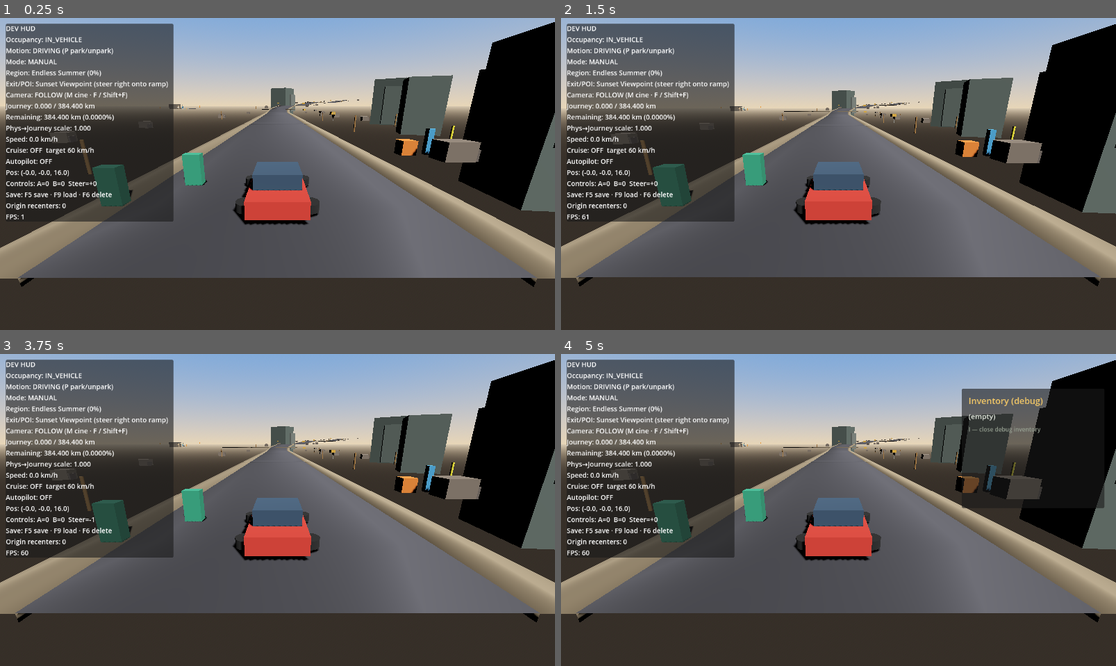
Above: before the commit, frames 1-4 (two rows, left to right).
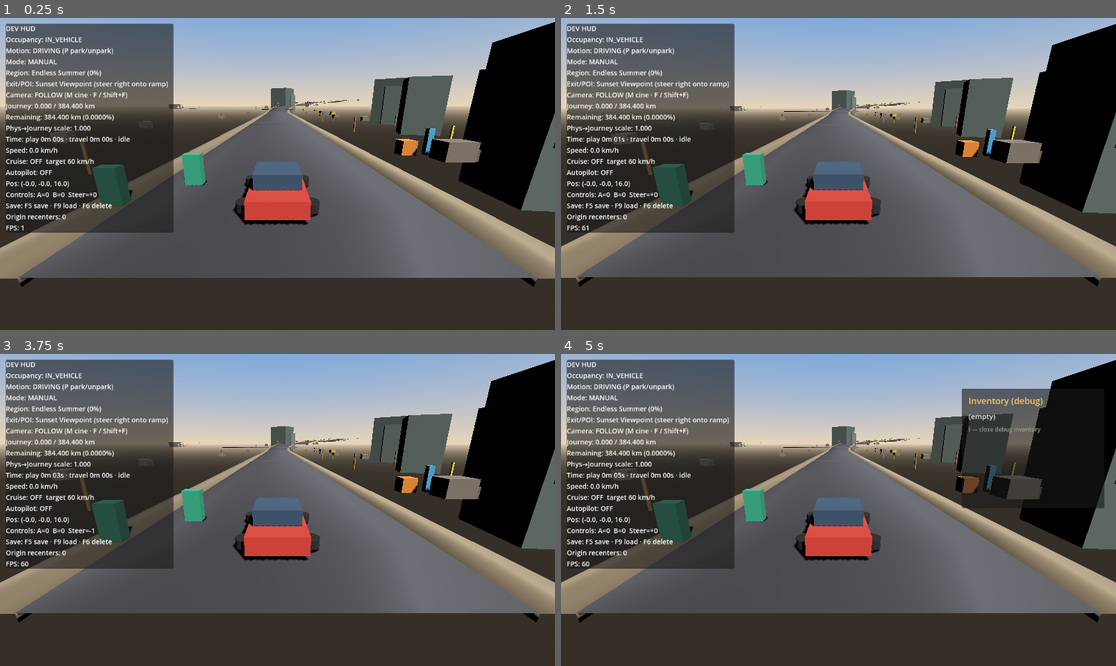
Above: after the commit, the same moments.

Repository: jacquesmoraes/moon-road
Game: Godot game, scene res://scenes/test/DrivingSandbox.tscn
Same seed, same stepped clock (60 frames per second), same inputs: the game is played once before the commit and once after it.
Inputs (mouse positions are in pixels of both pictures, inside the frame that each line leads up to):
- Up to frame 1 (0.25 s): no input
- Up to frame 2 (1.5 s): tap Enter (ui_accept) at 0.5, 0.77, 1.25 s; move the mouse to (960, 158) at 0.52 s; hold D (player_move_right) 0.53-1.25 s; hold Space (dialogue_continue) 0.53-1.25 s; click (960, 158) at 0.67 s; drag from (727, 189) to (810, 236) at 1.27 s
- Up to frame 3 (3.75 s): tap Space (dialogue_continue) at 2, 3.5 s; move the mouse to (333, 441) at 2.02 s; hold D (player_move_right) 2.03-2.75 s; hold Shift (player_run) 2.03-2.75 s; tap Enter (ui_accept) at 2.75 s; drag from (249, 572) to (111, 463) at 2.77 s; move the mouse to (444, 556) at 3.52 s; hold A (player_move_left) from 3.53 s (still down); hold M (vehicle_camera_cinematic_toggle) from 3.53 s (still down)
- Up to frame 4 (5 s): tap Enter (ui_accept) at 3.77 s; tap I (inventory_debug_toggle) at 4.15 s; release A (player_move_left) at 4.25 s; release M (vehicle_camera_cinematic_toggle) at 4.25 s; drag from (672, 463) to (755, 432) at 4.27 s

The runs differ from the first frame. In frame 1, 2.2% of the frame differs, in the area x 1-32%, y 37-69%; in frame 2, 2.3%; in frame 3, 2.3%; in frame 4, 2.3%.

Commit message:
feat: add central game time system
Introduce GameTimeSystem to separate wall-clock, play, travel, and offline
time with SaveSystem persistence and debug HUD readouts.

Co-authored-by: jacquesbarrosmoraes <jacquesbarrosmoraes@gmail.com>

Diff:
--- /dev/null
+++ b/autoload/game_time_system.gd
@@ -0,0 +1,230 @@
+extends Node
+## Central real-time / play-time / travel-time foundation.
+## Wall-clock based (Time.get_ticks_msec) — not FPS-coupled, not narrative journey time.
+##
+## Separates:
+## 1) real system time (unix / datetime)
+## 2) accumulated play time (any active session)
+## 3) accumulated travel time (in-vehicle trip only)
+## 4) offline gap (now − last_exit_timestamp)
+
+signal play_time_changed(total_play_time_seconds: float)
+signal travel_time_changed(total_travel_time_seconds: float)
+signal traveling_changed(traveling: bool)
+
+## Speed (m/s) above which MANUAL/CRUISE counts as traveling. Travel Mode always counts.
+const MOVING_SPEED_THRESHOLD: float = 0.35
+## Ignore absurd frame gaps (debugger pause, hitch) so accumulators stay sane.
+const MAX_TICK_SECONDS: float = 0.25
+
+var current_session_started_at: float = 0.0
+var total_play_time_seconds: float = 0.0
+var total_travel_time_seconds: float = 0.0
+var last_save_timestamp: float = 0.0
+var last_exit_timestamp: float = 0.0
+
+var _last_tick_msec: int = 0
+var _was_traveling: bool = false
+var _vehicle: Node = null
+var _occupancy: Node = null
+## Cached offline seconds computed at load (or session start if none).
+var _offline_seconds_at_session_start: float = 0.0
+
+
+func _ready() -> void:
+	_begin_session()
+	set_process(true)
+	# Capture exit stamp for offline calc next launch (in-memory until next save).
+	if not tree_exiting.is_connected(_on_tree_exiting):
+		tree_exiting.connect(_on_tree_exiting)
+
+
+func _process(_delta: float) -> void:
+	var now_msec := Time.get_ticks_msec()
+	if _last_tick_msec <= 0:
+		_last_tick_msec = now_msec
+		return
+	var dt := float(now_msec - _last_tick_msec) / 1000.0
+	_last_tick_msec = now_msec
+	if dt <= 0.0:
+		return
+	if dt > MAX_TICK_SECONDS:
+		dt = MAX_TICK_SECONDS
+	_accumulate(dt)
+
+
+func _notification(what: int) -> void:
+	if what == NOTIFICATION_WM_CLOSE_REQUEST:
+		_stamp_exit()
+
+
+func _on_tree_exiting() -> void:
+	_stamp_exit()
+
+
+func _begin_session() -> void:
+	current_session_started_at = _unix_now()
+	_last_tick_msec = Time.get_ticks_msec()
+	_offline_seconds_at_session_start = 0.0
+	if last_exit_timestamp > 0.0:
+		_offline_seconds_at_session_start = maxf(_unix_now() - last_exit_timestamp, 0.0)
+
+
+func get_total_play_time() -> float:
+	return total_play_time_seconds
+
+
+func get_total_travel_time() -> float:
+	return total_travel_time_seconds
+
+
+func get_current_real_datetime() -> String:
+	return Time.get_datetime_string_from_system(true)
+
+
+func get_current_unix_time() -> float:
+	return _unix_now()
+
+
+func get_seconds_since_last_session() -> float:
+	## Prefer live calc from last_exit; fall back to value captured at session/load.
+	if last_exit_timestamp > 0.0:
+		return maxf(_unix_now() - last_exit_timestamp, 0.0)
+	return maxf(_offline_seconds_at_session_start, 0.0)
+
+
+func get_session_elapsed_seconds() -> float:
+	if current_session_started_at <= 0.0:
+		return 0.0
+	return maxf(_unix_now() - current_session_started_at, 0.0)
+
+
+func is_traveling() -> bool:
+	_resolve_refs()
+	# Exploring on foot / POI — never travel time.
+	if _occupancy != null and _occupancy.has_method("is_on_foot") and bool(_occupancy.call("is_on_foot")):
+		return false
+	if _vehicle == null or not is_instance_valid(_vehicle):
+		return false
+	if _vehicle.has_method("is_parked") and bool(_vehicle.call("is_parked")):
+		return false
+	# Travel Mode counts even at tiny speed (cruise hold).
+	if _vehicle.has_method("is_travel_mode") and bool(_vehicle.call("is_travel_mode")):
+		return true
+	# MANUAL / CRUISE: only while actually moving.
+	if _vehicle.has_method("get_signed_speed"):
+		return absf(float(_vehicle.call("get_signed_speed"))) > MOVING_SPEED_THRESHOLD
+	return false
+
+
+func get_last_save_timestamp() -> float:
+	return last_save_timestamp
+
+
+func get_last_exit_timestamp() -> float:
+	return last_exit_timestamp
+
+
+func get_current_session_started_at() -> float:
+	return current_session_started_at
+
+
+func format_duration(seconds: float) -> String:
+	var s := int(floor(maxf(seconds, 0.0)))
+	var h := s / 3600
+	var m := (s % 3600) / 60
+	var sec := s % 60
+	if h > 0:
+		return "%dh %02dm %02ds" % [h, m, sec]
+	return "%dm %02ds" % [m, sec]
+
+
+## Test helper — advances accumulators without waiting on wall clock.
+func debug_advance(seconds: float, traveling: bool = false) -> void:
+	if not is_finite(seconds) or seconds <= 0.0:
+		return
+	_apply_play(seconds)
+	if traveling:
+		_apply_travel(seconds)
+
+
+func reset_for_tests() -> void:
+	total_play_time_seconds = 0.0
+	total_travel_time_seconds = 0.0
+	last_save_timestamp = 0.0
+	last_exit_timestamp = 0.0
+	_offline_seconds_at_session_start = 0.0
+	_was_traveling = false
+	_begin_session()
+
+
+## --- SaveSystem provider API ---
+
+func get_save_data() -> Dictionary:
+	last_save_timestamp = _unix_now()
+	# Checkpoint exit stamp so offline calc works even if process is killed after save.
+	last_exit_timestamp = last_save_timestamp
+	return {
+		"current_session_started_at": current_session_started_at,
+		"total_play_time_seconds": total_play_time_seconds,
+		"total_travel_time_seconds": total_travel_time_seconds,
+		"last_save_timestamp": last_save_timestamp,
+		"last_exit_timestamp": last_exit_timestamp,
+	}
+
+
+func load_save_data(data: Dictionary) -> void:
+	if data == null or data.is_empty():
+		_begin_session()
+		return
+	total_play_time_seconds = maxf(float(data.get("total_play_time_seconds", 0.0)), 0.0)
+	total_travel_time_seconds = maxf(float(data.get("total_travel_time_seconds", 0.0)), 0.0)
+	last_save_timestamp = maxf(float(data.get("last_save_timestamp", 0.0)), 0.0)
+	last_exit_timestamp = maxf(float(data.get("last_exit_timestamp", 0.0)), 0.0)
+	# New session clock — do not reuse previous session start as "now".
+	_begin_session()
+	play_time_changed.emit(total_play_time_seconds)
+	travel_time_changed.emit(total_travel_time_seconds)
+
+
+func _accumulate(dt: float) -> void:
+	_apply_play(dt)
+	var traveling := is_traveling()
+	if traveling != _was_traveling:
+		_was_traveling = traveling
+		traveling_changed.emit(traveling)
+	if traveling:
+		_apply_travel(dt)
+
+
+func _apply_play(dt: float) -> void:
+	total_play_time_seconds += dt
+	play_time_changed.emit(total_play_time_seconds)
+
+
+func _apply_travel(dt: float) -> void:
+	total_travel_time_seconds += dt
+	travel_time_changed.emit(total_travel_time_seconds)
+
+
+func _stamp_exit() -> void:
+	last_exit_timestamp = _unix_now()
+
+
+func _unix_now() -> float:
+	return float(Time.get_unix_time_from_system())
+
+
+func _resolve_refs() -> void:
+	if _vehicle != null and is_instance_valid(_vehicle):
+		pass
+	else:
+		_vehicle = null
+		if get_tree() != null and get_tree().current_scene != null:
+			_vehicle = get_tree().current_scene.find_child("PlayerVehicle", true, false)
+	if _occupancy != null and is_instance_valid(_occupancy):
+		pass
+	else:
+		_occupancy = null
+		if get_tree() != null and get_tree().current_scene != null:
+			_occupancy = get_tree().current_scene.find_child("PlayerOccupancyController", true, false)
--- a/autoload/save_system.gd
+++ b/autoload/save_system.gd
@@ -200,6 +200,7 @@
 	_try_register("quest", "/root/QuestSystem")
 	_try_register("poi", "/root/POISystem")
 	_try_register("world_state", "/root/WorldStateSystem")
+	_try_register("game_time", "/root/GameTimeSystem")
 
 
 func _try_register(system_id: String, path: String) -> void:
--- a/project.godot
+++ b/project.godot
@@ -27,6 +27,7 @@
 CraftingSystem="*res://autoload/crafting_system.gd"
 SaveSystem="*res://autoload/save_system.gd"
 WorldStateSystem="*res://autoload/world_state_system.gd"
+GameTimeSystem="*res://autoload/game_time_system.gd"
 
 [input]
 
--- a/scripts/test/drive_smoke.gd
+++ b/scripts/test/drive_smoke.gd
@@ -888,13 +888,16 @@
 	if not await _verify_world_state_system():
 		return
 
+	if not await _verify_game_time_system():
+		return
+
 	if not await _verify_enter_exit_vehicle():
 		return
 
 	var counts: Dictionary = _road_manager.call("get_active_kind_counts")
 	var elev_counts: Dictionary = _road_manager.call("get_active_elevation_counts")
 	print(
-		"drive_smoke: OK elapsed=%.1fs TRAVEL_MODE cruise_mean=%.2 …(324 unchanged characters)… y=OK crafting=OK save=OK world_state=OK interior=OK pickups=OK quest=OK"
+		"drive_smoke: OK elapsed=%.1fs TRAVEL_MODE cruise_mean=%.2 …(324 unchanged characters)… y=OK crafting=OK save=OK world_state=OK game_time=OK interior=OK pickups=OK quest=OK"
 		% [
 			_elapsed,
 			mean_speed,
@@ -1517,6 +1520,233 @@
 		ws.call("clear_all")
 
 
+func _verify_game_time_system() -> bool:
+	## GameTimeSystem: play accumulates always; travel only while trip; save round-trip; offline gap.
+	var gt: Node = root.get_node_or_null("GameTimeSystem")
+	var save: Node = root.get_node_or_null("SaveSystem")
+	if gt == null or save == null:
+		push_error("drive_smoke: GameTimeSystem/SaveSystem missing")
+		quit(1)
+		return false
+
+	for required in [
+		"get_total_play_time",
+		"get_total_travel_time",
+		"get_current_real_datetime",
+		"get_seconds_since_last_session",
+		"is_traveling",
+		"get_save_data",
+		"load_save_data",
+		"debug_advance",
+		"reset_for_tests",
+	]:
+		if not gt.has_method(required):
+			push_error("drive_smoke: GameTimeSystem missing %s" % required)
+			quit(1)
+			return false
+
+	# Wall-clock / FPS independence: tick via Time.get_ticks_msec, not delta alone.
+	var gt_script: Script = load("res://autoload/game_time_system.gd") as Script
+	if gt_script != null:
+		var src := gt_script.source_code
+		if src.find("Time.get_ticks_msec") < 0:
+			push_error("drive_smoke: GameTimeSystem must use Time.get_ticks_msec")
+			quit(1)
+			return false
+		if src.find("day/night") >= 0 or src.find("day_night") >= 0:
+			push_error("drive_smoke: GameTimeSystem must not include day/night cycle")
+			quit(1)
+			return false
+
+	gt.call("reset_for_tests")
+	if float(gt.call("get_total_play_time")) != 0.0 or float(gt.call("get_total_travel_time")) != 0.0:
+		push_error("drive_smoke: GameTimeSystem reset_for_tests did not clear accumulators")
+		quit(1)
+		return false
+
+	# Play time advances without travel.
+	gt.call("debug_advance", 10.0, false)
+	if not is_equal_approx(float(gt.call("get_total_play_time")), 10.0):
+		push_error(
+			"drive_smoke: play time expected 10 got %.3f" % float(gt.call("get_total_play_time"))
+		)
+		quit(1)
+		return false
+	if not is_equal_approx(float(gt.call("get_total_travel_time")), 0.0):
+		push_error("drive_smoke: travel time should stay 0 when not traveling")
+		quit(1)
+		return false
+
+	# Travel accumulator only when flagged traveling.
+	gt.call("debug_advance", 5.0, true)
+	if not is_equal_approx(float(gt.call("get_total_play_time")), 15.0):
+		push_error("drive_smoke: play time expected 15 after travel advance")
+		quit(1)
+		return false
+	if not is_equal_approx(float(gt.call("get_total_travel_time")), 5.0):
+		push_error(
+			"drive_smoke: travel time expected 5 got %.3f" % float(gt.call("get_total_travel_time"))
+		)
+		quit(1)
+		return false
+
+	# Live is_traveling: park / on foot must not count as travel.
+	_clear_vehicle_input()
+	_mode_controller.call("set_mode", MODE_MANUAL)
+	# Slow to park.
+	for _i in range(240):
+		await physics_frame
+		if absf(float(_vehicle.call("get_signed_speed"))) <= float(_vehicle.get("max_parking_speed")):
+			break
+	if not bool(_vehicle.call("try_park")):
+		push_error("drive_smoke: could not park for game time travel check")
+		quit(1)
+		return false
+	await physics_frame
+	await physics_frame
+	if bool(gt.call("is_traveling")):
+		push_error("drive_smoke: is_traveling true while PARKED")
+		quit(1)
+		return false
+
+	var travel_before_park := float(gt.call("get_total_travel_time"))
+	var play_before_park := float(gt.call("get_total_play_time"))
+	# Let a few wall-clock ticks land while parked.
+	await create_timer(0.35).timeout
+	var travel_after_park := float(gt.call("get_total_travel_time"))
+	var play_after_park := float(gt.call("get_total_play_time"))
+	if travel_after_park > travel_before_park + 0.001:
+		push_error(
+			"drive_smoke: travel time grew while PARKED (%.3f → %.3f)"
+			% [travel_before_park, travel_after_park]
+		)
+		quit(1)
+		return false
+	if play_after_park < play_before_park + 0.05:
+		push_error("drive_smoke: play time did not advance while PARKED")
+		quit(1)
+		return false
+
+	# Travel Mode counts as traveling.
+	_vehicle.call("try_unpark")
+	await physics_frame
+	Input.action_press("vehicle_accelerate")
+	for _i in range(90):
+		await physics_frame
+		if absf(float(_vehicle.call("get_signed_speed"))) > 1.0:
+			break
+	Input.action_release("vehicle_accelerate")
+	_mode_controller.call("set_mode", MODE_TRAVEL)
+	await physics_frame
+	await physics_frame
+	if not bool(gt.call("is_traveling")):
+		push_error("drive_smoke: is_traveling false in TRAVEL_MODE")
+		quit(1)
+		return false
+	var travel_before_tm := float(gt.call("get_total_travel_time"))
+	await create_timer(0.35).timeout
+	var travel_after_tm := float(gt.call("get_total_travel_time"))
+	if travel_after_tm < travel_before_tm + 0.05:
+		push_error("drive_smoke: travel time did not grow in TRAVEL_MODE")
+		quit(1)
+		return false
+
+	# Save / load preserves accumulators; offline gap uses absolute timestamps.
+	_mode_controller.call("set_mode", MODE_MANUAL)
+	_clear_vehicle_input()
+	if save.has_method("delete_save"):
+		save.call("delete_save")
+
+	var play_saved := float(gt.call("get_total_play_time"))
+	var travel_saved := float(gt.call("get_total_travel_time"))
+	# Stamp a known prior exit so offline calc is deterministic after reload.
+	var exit_stamp := float(Time.get_unix_time_from_system()) - 42.0
+	gt.set("last_exit_timestamp", exit_stamp)
+
+	if not bool(save.call("save_game")):
+		push_error("drive_smoke: save_game failed in game time test")
+		quit(1)
+		return false
+
+	# Confirm payload shape in JSON.
+	var path := str(save.call("get_save_path"))
+	var parsed: Variant = JSON.parse_string(FileAccess.get_file_as_string(path))
+	if typeof(parsed) != TYPE_DICTIONARY:
+		push_error("drive_smoke: game_time save JSON parse failed")
+		quit(1)
+		return false
+	var systems: Dictionary = parsed.get("systems", {})
+	if not systems.has("game_time"):
+		push_error("drive_smoke: systems.game_time missing from save")
+		quit(1)
+		return false
+	var gt_payload: Dictionary = systems["game_time"]
+	for key in [
+		"current_session_started_at",
+		"total_play_time_seconds",
+		"total_travel_time_seconds",
+		"last_save_timestamp",
+		"last_exit_timestamp",
+	]:
+		if not gt_payload.has(key):
+			push_error("drive_smoke: game_time save missing '%s'" % key)
+			quit(1)
+			return false
+
+	# Wipe runtime then reload — accumulators must restore; session start refreshes.
+	gt.call("reset_for_tests")
+	if float(gt.call("get_total_play_time")) != 0.0:
+		push_error("drive_smoke: reset before load failed")
+		quit(1)
+		return false
+	if not bool(save.call("load_game")):
+		push_error("drive_smoke: load_game failed for game_time")
+		quit(1)
+		return false
+	if not is_equal_approx(float(gt.call("get_total_play_time")), play_saved):
+		push_error(
+			"drive_smoke: play time not restored (%.3f vs %.3f)"
+			% [float(gt.call("get_total_play_time")), play_saved]
+		)
+		quit(1)
+		return false
+	if not is_equal_approx(float(gt.call("get_total_travel_time")), travel_saved):
+		push_error(
+			"drive_smoke: travel time not restored (%.3f vs %.3f)"
+			% [float(gt.call("get_total_travel_time")), travel_saved]
+		)
+		quit(1)
+		return false
+
+	var offline := float(gt.call("get_seconds_since_last_session"))
+	# Save stamps last_exit ≈ now, so after immediate reload offline is near 0.
+	# Force a prior exit again and recompute without waiting a full session.
+	gt.set("last_exit_timestamp", float(Time.get_unix_time_from_system()) - 42.0)
+	offline = float(gt.call("get_seconds_since_last_session"))
+	if offline < 35.0 or offline > 55.0:
+		push_error("drive_smoke: offline gap expected ~42s got %.1f" % offline)
+		quit(1)
+		return false
+
+	var dt_str := str(gt.call("get_current_real_datetime"))
+	if dt_str.is_empty() or dt_str.find("T") < 0:
+		push_error("drive_smoke: get_current_real_datetime looks invalid: %s" % dt_str)
+		quit(1)
+		return false
+
+	# Cleanup.
+	save.call("delete_save")
+	gt.call("reset_for_tests")
+	_mode_controller.call("set_mode", MODE_MANUAL)
+	_clear_vehicle_input()
+	if _vehicle.has_method("try_unpark"):
+		_vehicle.call("try_unpark")
+	print(
+		"drive_smoke: game_time OK (play/travel split + park idle + Travel Mode + save + offline)"
+	)
+	return true
+
+
 func _verify_world_state_system() -> bool:
 	## WorldStateSystem: terminal + pickup survive despawn and save/load. No Node refs.
 	var ws: Node = root.get_node_or_null("WorldStateSystem")
--- a/scripts/ui/driving_debug_hud.gd
+++ b/scripts/ui/driving_debug_hud.gd
@@ -13,6 +13,7 @@
 var _journey: Node
 var _regions: Node
 var _exits: Node
+var _game_time: Node
 
 
 func _ready() -> void:
@@ -20,6 +21,7 @@
 	_resolve_occupancy()
 	_journey = get_node_or_null("/root/JourneySystem")
 	_regions = get_node_or_null("/root/WorldRegionSystem")
+	_game_time = get_node_or_null("/root/GameTimeSystem")
 	_resolve_exits()
 
 
@@ -37,6 +39,8 @@
 		_journey = get_node_or_null("/root/JourneySystem")
 	if _regions == null:
 		_regions = get_node_or_null("/root/WorldRegionSystem")
+	if _game_time == null:
+		_game_time = get_node_or_null("/root/GameTimeSystem")
 	if _exits == null:
 		_resolve_exits()
 
@@ -80,6 +84,10 @@
 		"Vehicle: %s (stays put)" % _format_motion_state(),
 		"Speed: %.1f m/s%s" % [speed, "  RUN" if running else ""],
 		"Pos: (%.1f, %.1f, %.1f)" % [pos.x, pos.y, pos.z],
+		"Time: play %s · travel %s · idle (explore)" % [
+			_format_game_time_play(),
+			_format_game_time_travel(),
+		],
 		"Walk: WASD · Run: Shift · Look: mouse",
 		"%s" % _format_on_foot_e_hint(char_node, can_enter),
 		"Camera: %s (on-foot)" % cam_mode,
@@ -112,6 +120,7 @@
 		"Journey: %s km" % _format_journey_km(current_km),
 		"Remaining: %s km" % _format_journey_km(remaining_km),
 		"Speed: %.0f / %.0f km/h" % [speed_kmh, target_kmh],
+		"Time: play %s · travel %s" % [_format_game_time_play(), _format_game_time_travel()],
 		"Camera: %s (M cine · F / Shift+F)" % _format_camera_mode(),
 		"Cancel: V / T / X / Esc / brake / steer",
 	]
@@ -155,6 +164,11 @@
 		"Journey: %s / %s km" % [_format_journey_km(current_km), _format_journey_km(total_km)],
 		"Remaining: %s km (%.4f%%)" % [_format_journey_km(remaining_km), progress * 100.0],
 		"Phys→Journey scale: %.3f" % scale,
+		"Time: play %s · travel %s · %s" % [
+			_format_game_time_play(),
+			_format_game_time_travel(),
+			"TRAVELING" if _format_game_time_traveling() else "idle",
+		],
 		"Speed: %.1f km/h" % speed_kmh,
 		"Cruise: %s" % _format_cruise_state(),
 		"Autopilot: %s" % _format_autopilot_state(),
@@ -300,6 +314,34 @@
 	return "%.3f" % km
 
 
+func _format_game_time_play() -> String:
+	if _game_time == null:
+		return "n/a"
+	if _game_time.has_method("format_duration") and _game_time.has_method("get_total_play_time"):
+		return str(_game_time.call("format_duration", float(_game_time.call("get_total_play_time"))))
+	if _game_time.has_method("get_total_play_time"):
+		return "%.0fs" % float(_game_time.call("get_total_play_time"))
+	return "n/a"
+
+
+func _format_game_time_travel() -> String:
+	if _game_time == null:
+		return "n/a"
+	if _game_time.has_method("format_duration") and _game_time.has_method("get_total_travel_time"):
+		return str(_game_time.call("format_duration", float(_game_time.call("get_total_travel_time"))))
+	if _game_time.has_method("get_total_travel_time"):
+		return "%.0fs" % float(_game_time.call("get_total_travel_time"))
+	return "n/a"
+
+
+func _format_game_time_traveling() -> bool:
+	if _game_time == null:
+		return false
+	if _game_time.has_method("is_traveling"):
+		return bool(_game_time.call("is_traveling"))
+	return false
+
+
 func _resolve_vehicle() -> void:
 	if vehicle_path != NodePath():
 		_vehicle = get_node_or_null(vehicle_path) as Node3D
